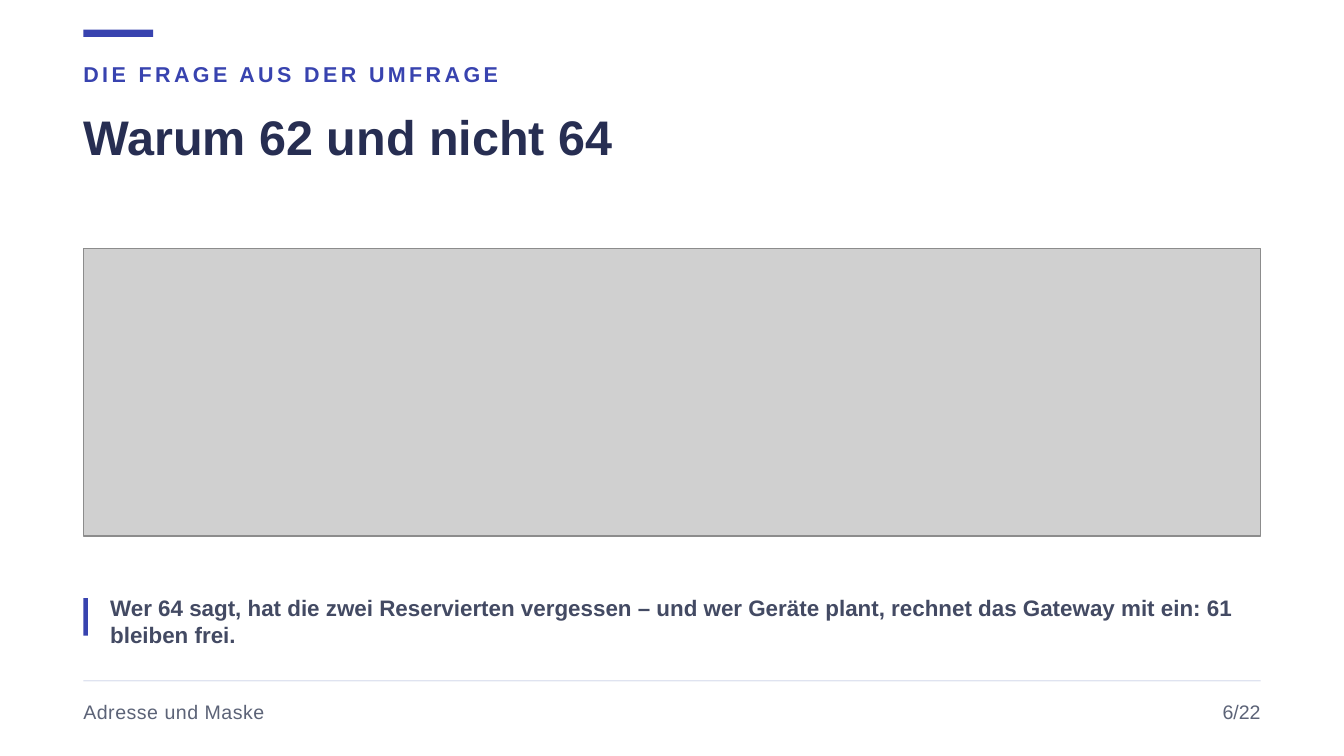
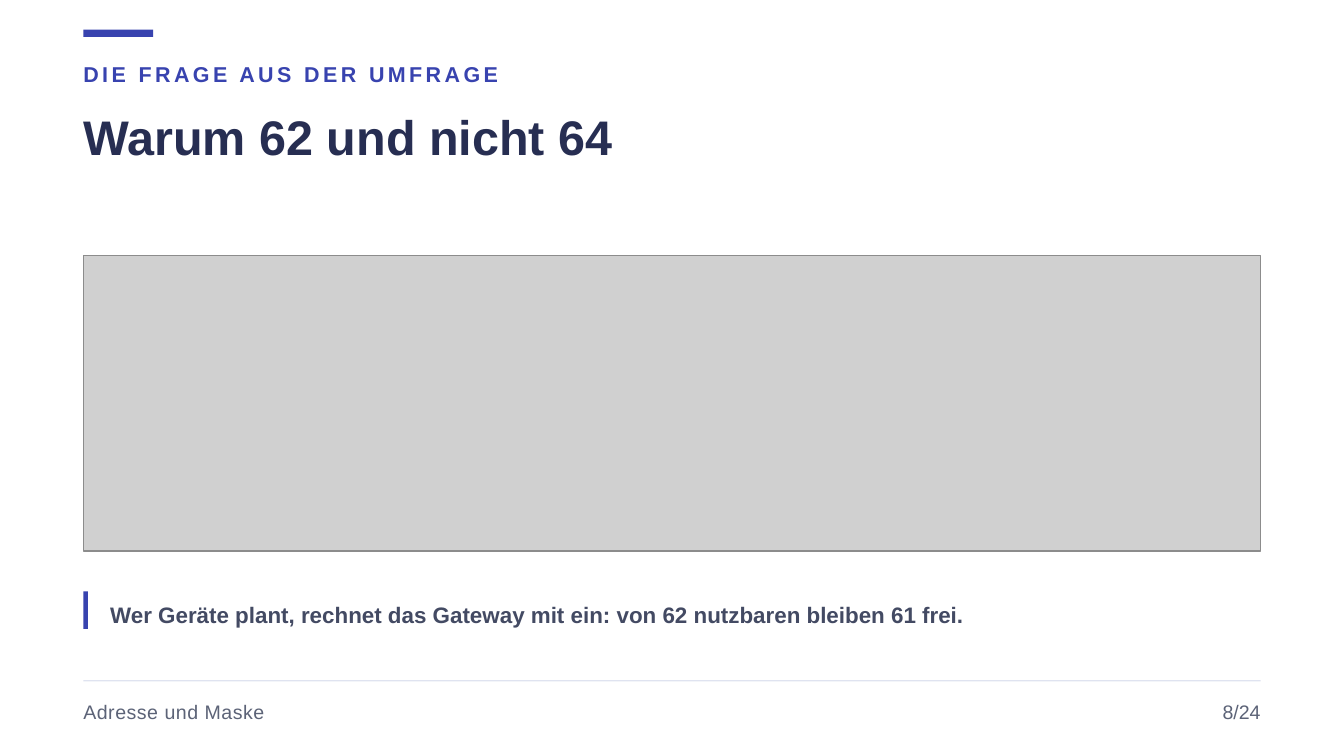
Before and after one commit to JacobMenge/kurs-unterlagen, a slide deck: slide 10 of folien/02-adressierung-subnetting.pptx (slide 8 before the commit). Drawn at 1344x756 pixels with LibreOffice and Linux fonts; fonts in the diff are those of the drawing; grey boxes stand for pictures. Boxes give left, top, right and bottom in pixels: in the first picture for what was removed or moved away, otherwise in the second. Text is boxed around its words. In the diff, an @@ line names an element or a change of style, - is before the commit and + after.

```diff
--- a/folien/02-adressierung-subnetting.pptx
+++ b/folien/02-adressierung-subnetting.pptx
@@ picture: place and size @@
-picture at <box>83,249,1261,536</box>
+picture at <box>83,255,1261,551</box>
@@ rectangle: place and size @@
-rectangle at <box>83,598,89,636</box>
+rectangle at <box>83,591,89,629</box>
@@ text at <box>110,606,963,628</box>: text changed @@
-Wer 64 sagt, hat die zwei Reservierten vergessen – und wer Geräte plant, rechnet das Gateway mit ein: 61 bleiben frei.
+Wer Geräte plant, rechnet das Gateway mit ein: von 62 nutzbaren bleiben 61 frei.
@@ text at <box>1223,705,1261,719</box>: text changed @@
-6/22
+8/24
```
Also in this commit, not shown: 21 other slides changed, 2 slides added, 1 other file.
